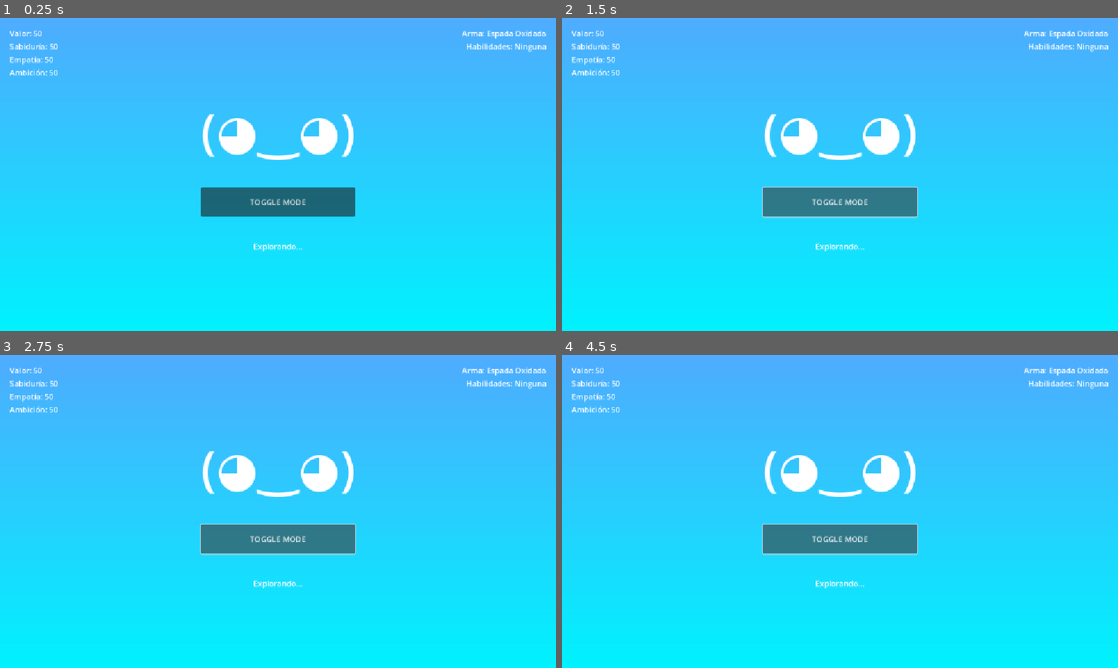
Above: before the commit, frames 1-4 (two rows, left to right).
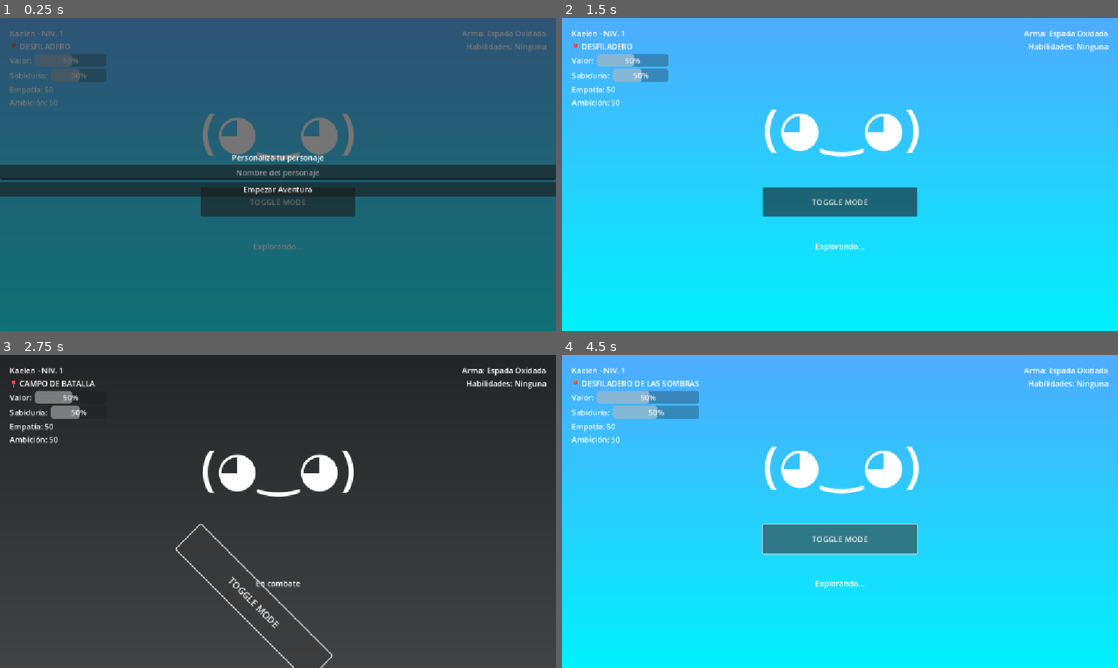
Above: after the commit, the same moments.

Repository: xxfati10xx/Isekai-Tamagotchi-Dynamic-Virtual-Companion-RPG-Design-Godot-Prototype
Game: Godot game, scene res://main.tscn
The game is run twice, just before and just after one commit, with the same random seed, the same clock (stepped at 60 frames per second) and the same inputs.
Inputs (mouse positions are in pixels of both pictures, inside the frame that each line leads up to):
- Up to frame 1 (0.25 s): no input
- Up to frame 2 (1.5 s): click "TOGGLE MODE" at 0.5 s; click (840, 190) at 1.25 s, where only the run after the commit has a clickable "Empezar Aventura"
- Up to frame 3 (2.75 s): click "TOGGLE MODE" at 2 s
- Up to frame 4 (4.5 s): click "TOGGLE MODE" at 2.75 s

The runs differ from the first frame. In frame 1, 100% of the frame differs, in the area x 0-100%, y 0-100%; in frame 2, 3.1%; in frame 3, 99%; in frame 4, 3.4%.
Error before the commit: Invalid access to property or key 'pressed' on a base object of type 'null instance'. (res://main.gd:45)

Commit message:
Implement character customization system
- Added `character_name` property to `CharacterStats`.
- Synchronized `main.gd` and `main.tscn` to use consistent Scene Unique Names.
- Added a `CustomizationPanel` to allow users to name their character at the start of a cycle.
- Updated UI to display the custom name and all four character stats.
- Added logic to pause autonomy until customization is complete.

Co-authored-by: xxfati10xx <127804390+xxfati10xx@users.noreply.github.com>

Diff:
--- a/character_stats.gd
+++ b/character_stats.gd
@@ -2,6 +2,7 @@
 class_name CharacterStats
 
 # Atributos principales (Las cuatro Dimensiones del Alma)
+@export var character_name: String = "Kaelen"
 @export var valor: float = 50.0
 @export var sabiduria: float = 50.0
 @export var empatia: float = 50.0
@@ -12,7 +13,8 @@
 @export var legacy_bonus: float = 0.0
 
 # Inicialización de las estadísticas al crear un nuevo personaje
-func _init(_valor: float = 50.0, _sabiduria: float = 50.0, _empatia: float = 50.0, _ambicion: float = 50.0, _level: int = 1, _legacy_bonus: float = 0.0):
+func _init(_character_name: String = "Kaelen", _valor: float = 50.0, _sabiduria: float = 50.0, _empatia: float = 50.0, _ambicion: float = 50.0, _level: int = 1, _legacy_bonus: float = 0.0):
+	character_name = _character_name
 	valor = _valor
 	sabiduria = _sabiduria
 	empatia = _empatia
--- a/main.gd
+++ b/main.gd
@@ -2,11 +2,12 @@
 
 # Enlaces a los nodos de la interfaz (Usando % para Nodos Únicos de Escena)
 @onready var world_background: TextureRect = %WorldBackground
-@onready var action_sphere: Button = %ActionSphere
+@onready var action_button: Button = %ActionButton
 @onready var sprite: Label = %Sprite
-@onready var hp_bar: ProgressBar = %HPBar
-@onready var mp_bar: ProgressBar = %MPBar
-@onready var gem_label: Label = %GemLabel
+@onready var valor_bar: ProgressBar = %ValorBar
+@onready var sabiduria_bar: ProgressBar = %SabiduriaBar
+@onready var empatia_label: Label = %EmpatiaLabel
+@onready var ambicion_label: Label = %AmbicionLabel
 @onready var name_label: Label = %NameLabel
 @onready var status_label: Label = %StatusLabel
 @onready var biome_badge: Label = %BiomeBadge
@@ -14,6 +15,9 @@
 @onready var notification_text: Label = %NotificationText
 @onready var option_1: Button = %Option1
 @onready var option_2: Button = %Option2
+@onready var customization_panel: PanelContainer = %CustomizationPanel
+@onready var name_input: LineEdit = %NameInput
+@onready var confirm_button: Button = %ConfirmButton
 
 # Estados del juego
 var is_combat: bool = false
@@ -42,9 +46,10 @@
 
 	# Estado inicial
 	world_background.texture = normal_gradient
-	action_sphere.pressed.connect(_on_action_button_pressed)
+	action_button.pressed.connect(_on_action_button_pressed)
 	option_1.pressed.connect(_on_option_1_pressed)
 	option_2.pressed.connect(_on_option_2_pressed)
+	confirm_button.pressed.connect(_on_confirm_customization)
 
 	_start_idle_animation()
 	_update_stats_display()
@@ -55,6 +60,14 @@
 	autonomy_timer.autostart = true
 	autonomy_timer.timeout.connect(_on_autonomy_tick)
 	add_child(autonomy_timer)
+	autonomy_timer.paused = true
+
+func _on_confirm_customization() -> void:
+	if name_input.text != "":
+		stats.character_name = name_input.text
+	customization_panel.hide()
+	autonomy_timer.paused = false
+	_update_stats_display()
 
 # Alterna entre el modo paz y el modo combate
 func _on_action_button_pressed() -> void:
@@ -63,14 +76,14 @@
 
 	if is_combat:
 		world_background.texture = combat_gradient
-		tween.tween_property(action_sphere, "rotation_degrees", 45.0, 0.2)
-		tween.tween_property(action_sphere, "scale", Vector2(1.2, 1.2), 0.2)
+		tween.tween_property(action_button, "rotation_degrees", 45.0, 0.2)
+		tween.tween_property(action_button, "scale", Vector2(1.2, 1.2), 0.2)
 		status_label.text = "En combate"
 		biome_badge.text = "📍 CAMPO DE BATALLA"
 	else:
 		world_background.texture = normal_gradient
-		tween.tween_property(action_sphere, "rotation_degrees", 0.0, 0.2)
-		tween.tween_property(action_sphere, "scale", Vector2(1.0, 1.0), 0.2)
+		tween.tween_property(action_button, "rotation_degrees", 0.0, 0.2)
+		tween.tween_property(action_button, "scale", Vector2(1.0, 1.0), 0.2)
 		status_label.text = "Explorando..."
 		biome_badge.text = "📍 DESFILADERO DE LAS SOMBRAS"
 
@@ -167,22 +180,25 @@
 
 # Reinicia los valores pero mantiene el bono de legado para el siguiente
 func _reset_character(legacy_bonus: float) -> void:
-	stats = CharacterStats.new(50, 50, 50, 50, 1, legacy_bonus)
+	stats = CharacterStats.new("Kaelen", 50, 50, 50, 50, 1, legacy_bonus)
 	is_combat = false
 	world_background.texture = normal_gradient
-	action_sphere.rotation_degrees = 0
-	action_sphere.scale = Vector2.ONE
+	action_button.rotation_degrees = 0
+	action_button.scale = Vector2.ONE
 	_update_stats_display()
 	status_label.text = "Nuevo ciclo iniciado"
 	notification_panel.remove_meta("is_reset")
 	notification_panel.hide()
+	customization_panel.show()
+	autonomy_timer.paused = true
 
 # Actualiza barras y textos de la interfaz
 func _update_stats_display() -> void:
-	hp_bar.value = stats.valor
-	mp_bar.value = stats.sabiduria
-	gem_label.text = "%d 💎" % stats.ambicion
-	name_label.text = "KAELEN - NIV. %d" % stats.level
+	valor_bar.value = stats.valor
+	sabiduria_bar.value = stats.sabiduria
+	empatia_label.text = "Empatía: %.0f" % stats.empatia
+	ambicion_label.text = "Ambición: %.0f" % stats.ambicion
+	name_label.text = "%s - NIV. %d" % [stats.character_name, stats.level]
 
 	# Evolución visual según la estadística dominante
 	if stats.valor > 85: sprite.text = "ᕦ(ò_ó)ᕤ"
--- a/main.tscn
+++ b/main.tscn
@@ -26,17 +26,45 @@
 offset_left = 20.0
 offset_top = 20.0
 offset_right = 220.0
-offset_bottom = 156.0
-
-[node name="ValorLabel" type="Label" parent="StatsContainer"]
-unique_name_in_owner = true
-layout_mode = 2
-text = "Valor: 50"
-
-[node name="SabiduriaLabel" type="Label" parent="StatsContainer"]
-unique_name_in_owner = true
-layout_mode = 2
-text = "Sabiduría: 50"
+offset_bottom = 200.0
+
+[node name="NameLabel" type="Label" parent="StatsContainer"]
+unique_name_in_owner = true
+layout_mode = 2
+text = "Kaelen"
+
+[node name="BiomeBadge" type="Label" parent="StatsContainer"]
+unique_name_in_owner = true
+layout_mode = 2
+text = "📍 DESFILADERO"
+
+[node name="HBoxValor" type="HBoxContainer" parent="StatsContainer"]
+layout_mode = 2
+
+[node name="Label" type="Label" parent="StatsContainer/HBoxValor"]
+layout_mode = 2
+text = "Valor: "
+
+[node name="ValorBar" type="ProgressBar" parent="StatsContainer/HBoxValor"]
+unique_name_in_owner = true
+custom_minimum_size = Vector2(100, 20)
+layout_mode = 2
+size_flags_horizontal = 3
+value = 50.0
+
+[node name="HBoxSabiduria" type="HBoxContainer" parent="StatsContainer"]
+layout_mode = 2
+
+[node name="Label" type="Label" parent="StatsContainer/HBoxSabiduria"]
+layout_mode = 2
+text = "Sabiduría: "
+
+[node name="SabiduriaBar" type="ProgressBar" parent="StatsContainer/HBoxSabiduria"]
+unique_name_in_owner = true
+custom_minimum_size = Vector2(100, 20)
+layout_mode = 2
+size_flags_horizontal = 3
+value = 50.0
 
 [node name="EmpatiaLabel" type="Label" parent="StatsContainer"]
 unique_name_in_owner = true
@@ -142,3 +170,32 @@
 unique_name_in_owner = true
 layout_mode = 2
 text = "Opción 2"
+
+[node name="CustomizationPanel" type="PanelContainer" parent="."]
+unique_name_in_owner = true
+layout_mode = 1
+anchors_preset = 15
+anchor_right = 1.0
+anchor_bottom = 1.0
+grow_horizontal = 2
+grow_vertical = 2
+
+[node name="VBoxContainer" type="VBoxContainer" parent="CustomizationPanel"]
+layout_mode = 2
+alignment = 1
+
+[node name="Label" type="Label" parent="CustomizationPanel/VBoxContainer"]
+layout_mode = 2
+text = "Personaliza tu personaje"
+horizontal_alignment = 1
+
+[node name="NameInput" type="LineEdit" parent="CustomizationPanel/VBoxContainer"]
+unique_name_in_owner = true
+layout_mode = 2
+placeholder_text = "Nombre del personaje"
+alignment = 1
+
+[node name="ConfirmButton" type="Button" parent="CustomizationPanel/VBoxContainer"]
+unique_name_in_owner = true
+layout_mode = 2
+text = "Empezar Aventura"
